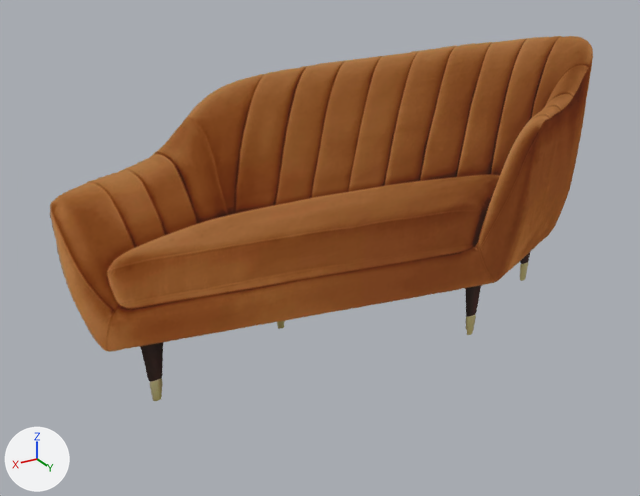
An edit to the glTF model assets/models/sofa_01.glb, drawn before and after from the same camera.
The view is the same before and after, from a camera (50 mm lens) standing at (1.274, 1.901, 1.389) and looking at (0.118, -0.025, 0.426). Lighting does not change. The marker at lower left points along +X, +Y and +Z. The picture after the commit comes second.

In view in the first picture: 'SofaCutout'.
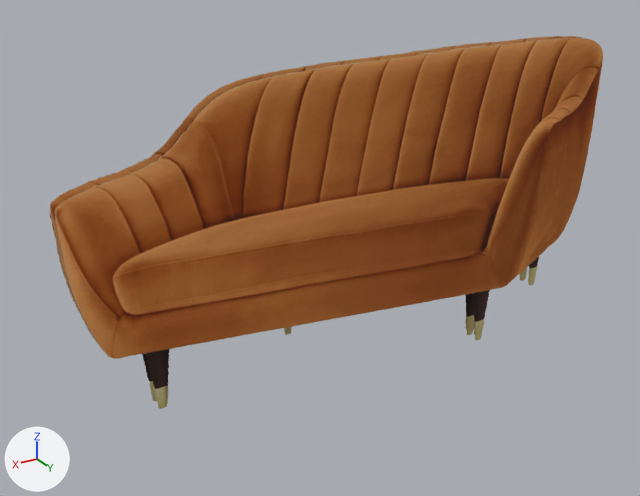
The newer file is also turned or shifted as a whole; pictures and numbers use the older file's frame.

Changed parts and their boxes (x1, y1, x2, y2) in the pictures (640 x 496 px):
'SofaCutout', reshaped: before (50, 36, 593, 401); after (50, 36, 603, 409)
part 1 of me_mesh_0, added (brown): after (55, 38, 603, 409)

The change, as a diff of the scene's bpy script:
```diff
--- a/assets/models/sofa_01.glb.py
+++ b/assets/models/sofa_01.glb.py
@@ me_mesh_0 @@
 # used by ob_sofacutout; location = (0.0, 0.0, 0.0)
-me_mesh_0.from_pydata(...)  # 4 vertices, 2 faces; spans x -0.85..0.85, y 0.0, z 0.0..0.96
+me_mesh_0.from_pydata(...)  # 8 vertices, 4 faces; spans x -0.85..0.85, y 0.0..0.04, z 0.0..0.96
+# me_mesh_0 part 1: the loose piece of 4 vertices spanning x -0.85..0.85, y 0.0, z 0.0..0.96 is copied, and the copy is moved by (0.0, 0.04, 0.0); it spans x -0.85..0.85, y 0.04, z 0.0..0.96
 me_mesh_0.materials.append(mat_material_0)
```
